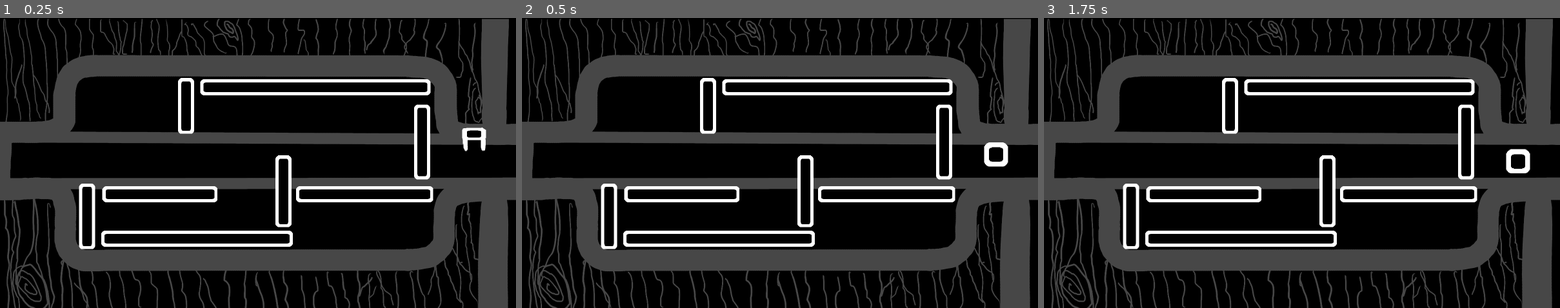
Above: before the commit, frames 1-3 (left to right).
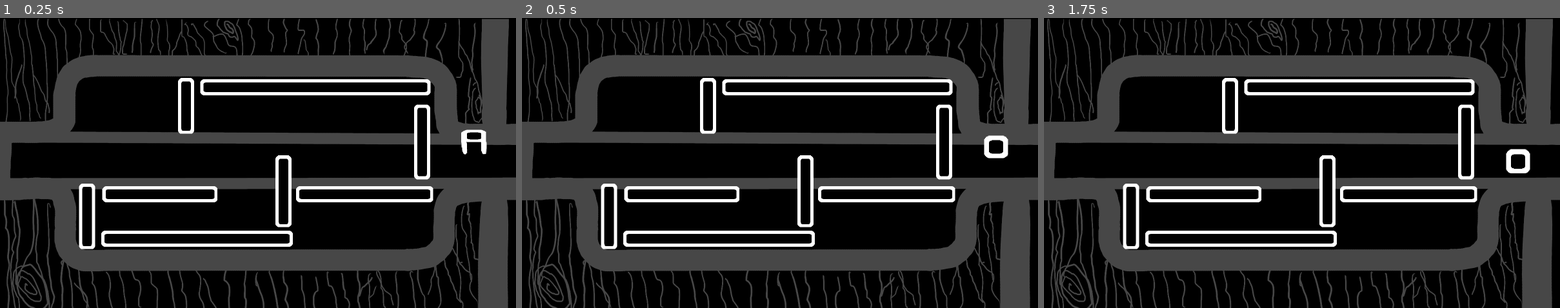
Above: after the commit, the same moments.

Repository: MarmadileManteater/Carbuncle-Game
Game: Godot game, scene res://scenes/global/global.tscn
The game is run twice, just before and just after one commit, with the same random seed, the same clock (stepped at 60 frames per second) and the same inputs.
Inputs (mouse positions are in pixels of both pictures, inside the frame that each line leads up to):
- Up to frame 1 (0.25 s): no input
- Up to frame 2 (0.5 s): no input
- Up to frame 3 (1.75 s): move the mouse to (1415, 148) at 0.52 s; click (1415, 148) at 0.67 s; tap Enter at 1.25 s; move the mouse to (1198, 177) at 1.27 s; click (1198, 177) at 1.42 s

The runs differ from the first frame. In frame 1, 0.2% of the frame differs, in the area x 35-95%, y 22-50%; in frame 2, 0.3%, in the area x 35-95%, y 22-52%; in frame 3, less than 0.1%.

Commit message:
puzzle done!

Diff:
--- a/project/scenes/lock_puzzle/lock_puzzle.gd
+++ b/project/scenes/lock_puzzle/lock_puzzle.gd
@@ -10,7 +10,6 @@
 func _process(delta: float) -> void:
 	pass
 
-
 func _on_done_area_entered(body: Node2D) -> void:
-	if body == $Driver:
+	if body == $Driver/CharacterBody:
 		$Driver/AnimationPlayer.play_backwards("RotateIn")
--- a/project/scenes/lock_puzzle/lock_puzzle.tscn
+++ b/project/scenes/lock_puzzle/lock_puzzle.tscn
@@ -4,9 +4,10 @@
 [ext_resource type="Texture2D" uid="uid://cjn8x8edh6ob3" path="res://assets/sprites/puzzle_back.png" id="1_nlmpk"]
 [ext_resource type="PackedScene" uid="uid://drorgjbwrm5x" path="res://scenes/puzzle_piece/puzzle_piece.tscn" id="1_wue6p"]
 [ext_resource type="Texture2D" uid="uid://b4maqkysnriw5" path="res://assets/sprites/knob_shaft.png" id="3_x0jet"]
+[ext_resource type="Texture2D" uid="uid://cmtfkg3l2x5g1" path="res://assets/sprites/bolt_end.png" id="5_3qiwk"]
 
 [sub_resource type="RectangleShape2D" id="RectangleShape2D_0dxmq"]
-size = Vector2(45.5, 126)
+size = Vector2(91.75, 126)
 
 [sub_resource type="RectangleShape2D" id="RectangleShape2D_u4npt"]
 size = Vector2(227, 410)
@@ -34,62 +35,86 @@
 tracks/1/type = "value"
 tracks/1/imported = false
 tracks/1/enabled = true
-tracks/1/path = NodePath(".:position")
+tracks/1/path = NodePath(".:click_enabled")
 tracks/1/interp = 1
 tracks/1/loop_wrap = true
 tracks/1/keys = {
 "times": PackedFloat32Array(0),
 "transitions": PackedFloat32Array(1),
-"update": 0,
-"values": [Vector2(1470, 395)]
+"update": 1,
+"values": [null]
 }
 tracks/2/type = "value"
 tracks/2/imported = false
 tracks/2/enabled = true
-tracks/2/path = NodePath(".:scale")
+tracks/2/path = NodePath("nob:visible")
 tracks/2/interp = 1
 tracks/2/loop_wrap = true
 tracks/2/keys = {
 "times": PackedFloat32Array(0),
 "transitions": PackedFloat32Array(1),
-"update": 0,
-"values": [Vector2(1, 1)]
+"update": 1,
+"values": [true]
 }
 tracks/3/type = "value"
 tracks/3/imported = false
 tracks/3/enabled = true
-tracks/3/path = NodePath(".:click_enabled")
+tracks/3/path = NodePath("nob:scale")
 tracks/3/interp = 1
 tracks/3/loop_wrap = true
 tracks/3/keys = {
 "times": PackedFloat32Array(0),
 "transitions": PackedFloat32Array(1),
-"update": 1,
-"values": [null]
+"update": 0,
+"values": [Vector2(1, 2)]
 }
 tracks/4/type = "value"
 tracks/4/imported = false
 tracks/4/enabled = true
-tracks/4/path = NodePath("nob:visible")
+tracks/4/path = NodePath(".:image_scale")
 tracks/4/interp = 1
 tracks/4/loop_wrap = true
 tracks/4/keys = {
 "times": PackedFloat32Array(0),
 "transitions": PackedFloat32Array(1),
-"update": 1,
-"values": [true]
+"update": 0,
+"values": [Vector2(1, 1)]
 }
 tracks/5/type = "value"
 tracks/5/imported = false
 tracks/5/enabled = true
-tracks/5/path = NodePath("nob:scale")
+tracks/5/path = NodePath(".:image_position:y")
 tracks/5/interp = 1
 tracks/5/loop_wrap = true
 tracks/5/keys = {
 "times": PackedFloat32Array(0),
 "transitions": PackedFloat32Array(1),
-"update": 0,
-"values": [Vector2(1, 2)]
+"update": 1,
+"values": [0.0]
+}
+tracks/6/type = "value"
+tracks/6/imported = false
+tracks/6/enabled = true
+tracks/6/path = NodePath("nob:position")
+tracks/6/interp = 1
+tracks/6/loop_wrap = true
+tracks/6/keys = {
+"times": PackedFloat32Array(0),
+"transitions": PackedFloat32Array(1),
+"update": 0,
+"values": [Vector2(1, -4)]
+}
+tracks/7/type = "value"
+tracks/7/imported = false
+tracks/7/enabled = true
+tracks/7/path = NodePath("nob:position:y")
+tracks/7/interp = 1
+tracks/7/loop_wrap = true
+tracks/7/keys = {
+"times": PackedFloat32Array(0),
+"transitions": PackedFloat32Array(1),
+"update": 1,
+"values": [-4.0]
 }
 
 [sub_resource type="Animation" id="Animation_nlmpk"]
@@ -110,62 +135,74 @@
 tracks/1/type = "value"
 tracks/1/imported = false
 tracks/1/enabled = true
-tracks/1/path = NodePath(".:position")
+tracks/1/path = NodePath(".:click_enabled")
 tracks/1/interp = 1
 tracks/1/loop_wrap = true
 tracks/1/keys = {
-"times": PackedFloat32Array(0.3, 0.5),
-"transitions": PackedFloat32Array(1, 1),
-"update": 0,
-"values": [Vector2(1470, 360), Vector2(1470, 445)]
+"times": PackedFloat32Array(0.297687, 0.5),
+"transitions": PackedFloat32Array(1, 1),
+"update": 1,
+"values": [null, true]
 }
 tracks/2/type = "value"
 tracks/2/imported = false
 tracks/2/enabled = true
-tracks/2/path = NodePath(".:scale")
+tracks/2/path = NodePath("nob:visible")
 tracks/2/interp = 1
 tracks/2/loop_wrap = true
 tracks/2/keys = {
-"times": PackedFloat32Array(0.3, 0.40000424),
-"transitions": PackedFloat32Array(1, 1),
-"update": 0,
-"values": [Vector2(1.5, 0.75), Vector2(1.5, 1.5)]
+"times": PackedFloat32Array(0.33333334),
+"transitions": PackedFloat32Array(1),
+"update": 1,
+"values": [true]
 }
 tracks/3/type = "value"
 tracks/3/imported = false
 tracks/3/enabled = true
-tracks/3/path = NodePath(".:click_enabled")
+tracks/3/path = NodePath("nob:scale")
 tracks/3/interp = 1
 tracks/3/loop_wrap = true
 tracks/3/keys = {
-"times": PackedFloat32Array(0.297687, 0.5),
-"transitions": PackedFloat32Array(1, 1),
-"update": 1,
-"values": [null, true]
+"times": PackedFloat32Array(0.3, 0.43333334),
+"transitions": PackedFloat32Array(1, 1),
+"update": 0,
+"values": [Vector2(1.65, 1.5), Vector2(1.5, 0)]
 }
 tracks/4/type = "value"
 tracks/4/imported = false
 tracks/4/enabled = true
-tracks/4/path = NodePath("nob:visible")
+tracks/4/path = NodePath(".:image_scale")
 tracks/4/interp = 1
 tracks/4/loop_wrap = true
 tracks/4/keys = {
-"times": PackedFloat32Array(0.3),
-"transitions": PackedFloat32Array(1),
-"update": 1,
-"values": [true]
+"times": PackedFloat32Array(0.3, 0.4),
+"transitions": PackedFloat32Array(1, 1),
+"update": 0,
+"values": [Vector2(1.5, 0.75), Vector2(1.5, 1.5)]
 }
 tracks/5/type = "value"
 tracks/5/imported = false
 tracks/5/enabled = true
-tracks/5/path = NodePath("nob:scale")
+tracks/5/path = NodePath(".:image_position:y")
 tracks/5/interp = 1
 tracks/5/loop_wrap = true
 tracks/5/keys = {
-"times": PackedFloat32Array(0.3, 0.4),
-"transitions": PackedFloat32Array(1, 1),
-"update": 0,
-"values": [Vector2(1, 2), Vector2(1, 1e-05)]
+"times": PackedFloat32Array(0.3, 0.5),
+"transitions": PackedFloat32Array(1, 1),
+"update": 0,
+"values": [-79.0, 0.0]
+}
+tracks/6/type = "value"
+tracks/6/imported = false
+tracks/6/enabled = true
+tracks/6/path = NodePath("nob:position:y")
+tracks/6/interp = 1
+tracks/6/loop_wrap = true
+tracks/6/keys = {
+"times": PackedFloat32Array(0.3, 0.43333334, 0.5),
+"transitions": PackedFloat32Array(1, 1, 1),
+"update": 0,
+"values": [-77.0, -13.767, -72.0]
 }
 
 [sub_resource type="AnimationLibrary" id="AnimationLibrary_x0jet"]
@@ -174,14 +211,17 @@
 &"RotateIn": SubResource("Animation_nlmpk")
 }
 
-[sub_resource type="RectangleShape2D" id="RectangleShape2D_6wcjf"]
-size = Vector2(144, 121)
+[sub_resource type="CircleShape2D" id="CircleShape2D_0dxmq"]
+radius = 27.365875
+
+[sub_resource type="RectangleShape2D" id="RectangleShape2D_fcxea"]
+size = Vector2(76, 106)
 
 [node name="LockPuzzle" type="Node2D" unique_id=1017078992]
 script = ExtResource("1_jv80f")
 
 [node name="Sprite2D" type="Sprite2D" parent="." unique_id=472871172]
-self_modulate = Color(1, 1, 1, 0.2784314)
+self_modulate = Color(0.2784314, 0.2784314, 0.2784314, 1)
 z_index = -1
 position = Vector2(800, 453)
 texture = ExtResource("1_nlmpk")
@@ -189,42 +229,58 @@
 [node name="PuzzlePiece" parent="." unique_id=1993099465 instance=ExtResource("1_wue6p")]
 position = Vector2(978, 215)
 length = 682
+collision_enabled = true
+click_enabled = true
 
 [node name="PuzzlePiece2" parent="." unique_id=743115487 instance=ExtResource("1_wue6p")]
 position = Vector2(1131, 547)
 length = 393
+collision_enabled = true
+click_enabled = true
 
 [node name="PuzzlePiece3" parent="." unique_id=181184539 instance=ExtResource("1_wue6p")]
 position = Vector2(1309, 385)
 rotation = 1.5707964
 length = 200
 direction = 1
+collision_enabled = true
+click_enabled = true
 
 [node name="PuzzlePiece4" parent="." unique_id=479020984 instance=ExtResource("1_wue6p")]
 position = Vector2(879, 538)
 rotation = 1.5707964
 length = 191
 direction = 1
+collision_enabled = true
+click_enabled = true
 
 [node name="PuzzlePiece5" parent="." unique_id=2041984280 instance=ExtResource("1_wue6p")]
 position = Vector2(577, 273)
 rotation = 1.5707964
 length = 141
 direction = 1
+collision_enabled = true
+click_enabled = true
 
 [node name="PuzzlePiece6" parent="." unique_id=912916827 instance=ExtResource("1_wue6p")]
 position = Vector2(496, 547)
 length = 325
+collision_enabled = true
+click_enabled = true
 
 [node name="PuzzlePiece7" parent="." unique_id=836966965 instance=ExtResource("1_wue6p")]
 position = Vector2(611, 685)
 length = 562
+collision_enabled = true
+click_enabled = true
 
 [node name="PuzzlePiece8" parent="." unique_id=933270591 instance=ExtResource("1_wue6p")]
 position = Vector2(270, 616)
 rotation = 1.5707964
 length = 171
 direction = 1
+collision_enabled = true
+click_enabled = true
 
 [node name="Boundaries" type="StaticBody2D" parent="." unique_id=1462244930]
 
@@ -257,18 +313,18 @@
 shape = SubResource("RectangleShape2D_nlmpk")
 
 [node name="CollisionShape2D7" type="CollisionShape2D" parent="Boundaries" unique_id=1544634752]
-position = Vector2(12, 443)
+position = Vector2(24.125, 443)
 shape = SubResource("RectangleShape2D_0dxmq")
 
 [node name="Driver" parent="." unique_id=1614769464 instance=ExtResource("1_wue6p")]
-position = Vector2(1470, 395)
+position = Vector2(1470, 445)
 length = 17
-click_enabled = null
+collision_enabled = true
 
 [node name="AnimationPlayer" type="AnimationPlayer" parent="Driver" unique_id=46300742]
 libraries/ = SubResource("AnimationLibrary_x0jet")
 autoplay = &"RotateIn"
-speed_scale = 0.9
+speed_scale = 0.8
 
 [node name="nob" type="Sprite2D" parent="Driver" unique_id=238374325]
 z_index = -1
@@ -277,12 +333,28 @@
 scale = Vector2(1, 2)
 texture = ExtResource("3_x0jet")
 
-[node name="DoneArea" type="Area2D" parent="." unique_id=519103121]
-position = Vector2(80, 447)
-
-[node name="CollisionShape2D" type="CollisionShape2D" parent="DoneArea" unique_id=1489806586]
-position = Vector2(27, -7.5)
-shape = SubResource("RectangleShape2D_6wcjf")
-debug_color = Color(0.42181915, 0.60393906, 0, 0.41960785)
+[node name="CharacterBody" type="CharacterBody2D" parent="Driver" unique_id=222681801]
+collision_layer = 2
+collision_mask = 2
+
+[node name="CollisionShape2D" type="CollisionShape2D" parent="Driver/CharacterBody" unique_id=1625649724]
+scale = Vector2(1.5, 1.5)
+shape = SubResource("CircleShape2D_0dxmq")
+
+[node name="Bolt" type="Sprite2D" parent="Driver" unique_id=1666716695]
+self_modulate = Color(0.2784314, 0.2784314, 0.2784314, 1)
+texture_filter = 1
+position = Vector2(1390, -1.9999964)
+scale = Vector2(1.1200007, 1.08)
+texture = ExtResource("5_3qiwk")
+
+[node name="DoneArea" type="Area2D" parent="." unique_id=602596763]
+collision_layer = 2
+collision_mask = 2
+
+[node name="CollisionShape2D" type="CollisionShape2D" parent="DoneArea" unique_id=1471581134]
+position = Vector2(39, 445)
+shape = SubResource("RectangleShape2D_fcxea")
+debug_color = Color(2.117753e-06, 0.6400614, 0.36016127, 0.41960785)
 
 [connection signal="body_entered" from="DoneArea" to="." method="_on_done_area_entered"]
--- a/project/scenes/puzzle_piece/puzzle_piece.gd
+++ b/project/scenes/puzzle_piece/puzzle_piece.gd
@@ -9,6 +9,8 @@
 @export var direction = Direction.Horizonal
 @export var collision_enabled = true
 @export var click_enabled = true
+@export var image_scale: Vector2 = Vector2(1, 1)
+@export var image_position: Vector2 = Vector2(0, 0)
 
 var click_start = null
 
@@ -19,14 +21,17 @@
 
 # Called every frame. 'delta' is the elapsed time since the previous frame.
 func _process(_delta: float) -> void:
-	var array: PackedVector2Array = $Middle.polygon
+	$Modifier.scale = image_scale
+	$Modifier.position = image_position
+	$CollisionShape2D.scale = image_scale
+	var array: PackedVector2Array = $Modifier/Middle.polygon
 	array[0].x = -(length / 2.0)
 	array[1].x = (length / 2.0)
 	array[2].x = (length / 2.0)
 	array[3].x = -(length / 2.0)
-	$Middle.polygon = array
-	$Left.position.x = -7 - (length / 2.0) # magic number
-	$Right.position.x = 7 + (length / 2.0) # magic number
+	$Modifier/Middle.polygon = array
+	$Modifier/Left.position.x = -7 - (length / 2.0) # magic number
+	$Modifier/Right.position.x = 7 + (length / 2.0) # magic number
 	if direction == Direction.Horizonal:
 		rotation_degrees = 0
 	elif direction == Direction.Vertical:
--- a/project/scenes/puzzle_piece/puzzle_piece.tscn
+++ b/project/scenes/puzzle_piece/puzzle_piece.tscn
@@ -3,31 +3,36 @@
 [ext_resource type="Script" uid="uid://khbkkn3m6306" path="res://scenes/puzzle_piece/puzzle_piece.gd" id="1_cst2k"]
 [ext_resource type="Texture2D" uid="uid://ctg3fvt7xv5y8" path="res://assets/sprites/puzzle_spritesheet.png" id="2_m3spb"]
 
-[sub_resource type="RectangleShape2D" id="RectangleShape2D_0dxmq"]
+[sub_resource type="RectangleShape2D" id="RectangleShape2D_m3spb"]
 size = Vector2(42, 50)
 
 [node name="PuzzlePiece" type="StaticBody2D" unique_id=1614769464]
 script = ExtResource("1_cst2k")
+collision_enabled = null
+click_enabled = null
 
-[node name="CollisionShape2D" type="CollisionShape2D" parent="." unique_id=110951652]
-shape = SubResource("RectangleShape2D_0dxmq")
+[node name="Modifier" type="Node2D" parent="." unique_id=588230946]
 
-[node name="Right" type="Sprite2D" parent="." unique_id=923025411]
+[node name="Right" type="Sprite2D" parent="Modifier" unique_id=923025411]
 texture_filter = 3
 position = Vector2(12, 0)
 texture = ExtResource("2_m3spb")
 flip_h = true
 
-[node name="Middle" type="Polygon2D" parent="." unique_id=1774124294]
+[node name="Left" type="Sprite2D" parent="Modifier" unique_id=1998540773]
+texture_filter = 3
+position = Vector2(-12, 0)
+texture = ExtResource("2_m3spb")
+
+[node name="Middle" type="Polygon2D" parent="Modifier" unique_id=1774124294]
 texture_filter = 3
 texture = ExtResource("2_m3spb")
 polygon = PackedVector2Array(-5, -25, 5, -25, 5, 25, -5, 25)
 uv = PackedVector2Array(17, 0, 18, 0, 18, 50, 17, 50)
 
-[node name="Left" type="Sprite2D" parent="." unique_id=1998540773]
-texture_filter = 3
-position = Vector2(-12, 0)
-texture = ExtResource("2_m3spb")
+[node name="CollisionShape2D" type="CollisionShape2D" parent="." unique_id=110951652]
+shape = SubResource("RectangleShape2D_m3spb")
+disabled = true
 
 [node name="ClickPoint" type="Control" parent="." unique_id=1120366694]
 layout_mode = 3
Binary file added: project/assets/sprites/bolt_end.png
Not shown, added: project/assets/sprites/bolt_end.png.import
